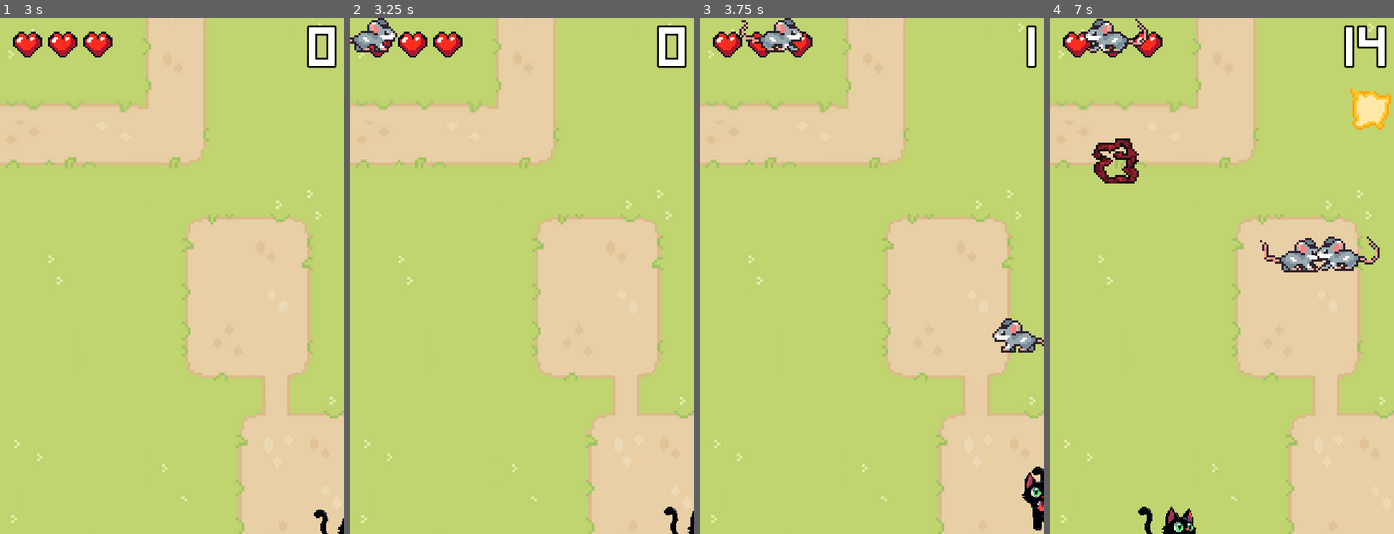
Above: before the commit, frames 1-4 (left to right).
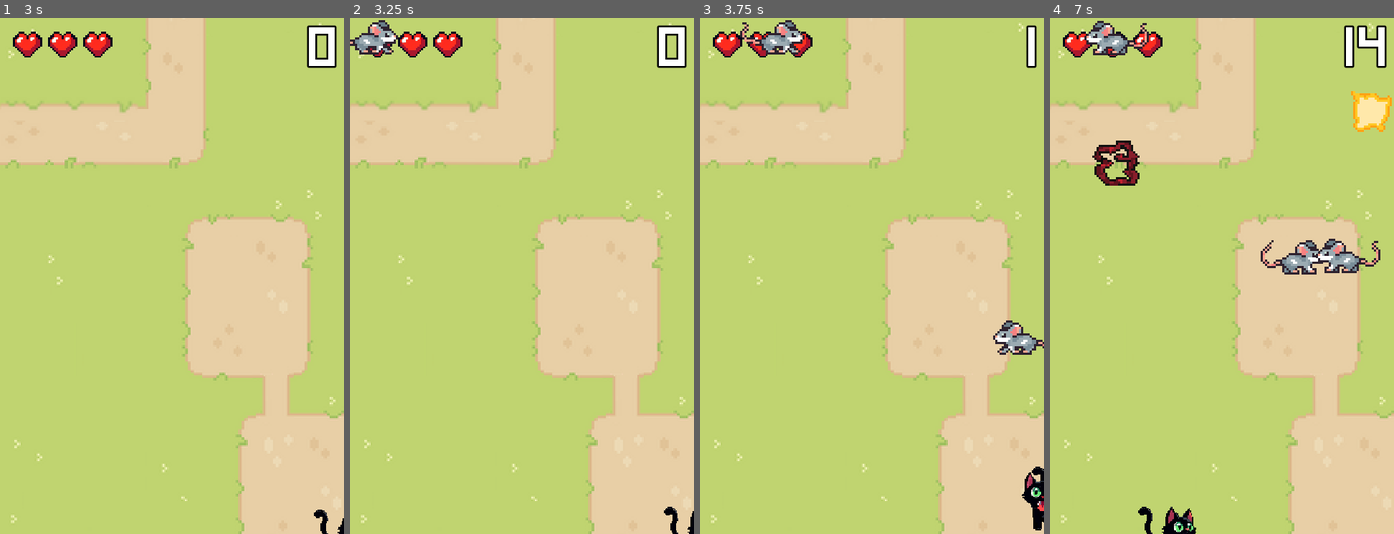
Above: after the commit, the same moments.

Repository: gaelmrc/projet_jeu
Game: Godot game, scene res://scenes/main.tscn
Two runs of this game, one before a commit and one after it. Both use one fixed random seed, a clock stepped at 60 frames per second and the inputs below.
Inputs:
- Up to frame 1 (3 s): click "Start" at 0.5 s; tap Enter at 1.25 s; hold Right (move right) 1.28-2.03 s; hold Down (move down) 2.03-2.78 s; hold Right (move right) from 2.78 s (still down)
- Up to frame 2 (3.25 s): keep holding Right (move right)
- Up to frame 3 (3.75 s): release Right (move right) at 3.53 s; hold Up (move up) from 3.53 s (still down)
- Up to frame 4 (7 s): release Up (move up) at 4.28 s; hold Left (move left) 4.28-5.78 s; hold Down (move down) 5.78-6.53 s; hold Right (move right) from 6.53 s (still down)

Frame 1 is identical in both runs. In frame 2, 0.4% of the frame differs, in the area x 0-14%, y 0-8%; in frame 3, 1.0%; in frame 4, 2.6%, in the area x 9-100%, y 0-50%.

Commit message:
Add files via upload

Diff:
--- a/premier_jeu_godot/scenes/GameManager.gd
+++ b/premier_jeu_godot/scenes/GameManager.gd
@@ -5,6 +5,8 @@
 var bomb_destroy
 var lives = 0
 var score = 0
+var eat_mouse = false
+
 
 signal position_updated(new_position)
 
--- a/premier_jeu_godot/scenes/cat.tscn
+++ b/premier_jeu_godot/scenes/cat.tscn
@@ -270,4 +270,5 @@
 }
 
 [connection signal="body_entered" from="." to="." method="_on_body_entered"]
+[connection signal="eat_mouse" from="." to="." method="_on_eat_mouse"]
 [connection signal="animation_finished" from="AnimationPlayer" to="." method="_on_animation_player_animation_finished"]
--- a/premier_jeu_godot/scenes/cat_dplcmt.gd
+++ b/premier_jeu_godot/scenes/cat_dplcmt.gd
@@ -1,5 +1,6 @@
 extends Area2D
 signal hit
+signal eat_mouse
 
 @export var speed = 300;
 @onready var animation_player = $AnimationPlayer
@@ -53,9 +54,12 @@
 			$CollisionShape2D.set_deferred("disabled", true)
 			hide()
 			hit.emit()
+		body.queue_free()
 	if enemy_type != "bomb":
+		GameManager.eat_mouse = true
 		GameManager.score +=10
-	body.queue_free()
+		body.play_animation()
+
 
 func start(pos):
 	position = pos
--- a/premier_jeu_godot/scenes/mouse.gd
+++ b/premier_jeu_godot/scenes/mouse.gd
@@ -2,6 +2,9 @@
 
 var enemy_type : String
 var animation_hit
+
+func _process(delta):
+	pass
 
 func _ready():
 	var mob_types = $AnimatedSprite2D.sprite_frames.get_animation_names()
@@ -17,6 +20,7 @@
 			$AnimatedSprite2D.play("horizontal")
 		elif mob_position<0.7:
 			$AnimatedSprite2D.play("vertical")
+
 		else :
 			$AnimatedSprite2D.play("horizontal")
 	else :
@@ -32,12 +36,18 @@
 func _on_b_timer_timeout():
 	queue_free()
 
-#func play_animation():
-#	animation_hit = get_node("AnimationPlayer")
-#	var damage_animation = animation_hit.get_animation("mouse_hit")
-#
-#	damage_animation.track_insert_key(1, 0.0, position)
-#	damage_animation.track_insert_key(1, 0.1, position + Vector2(0, -10))
-#	damage_animation.track_insert_key(1, 0.2, position)
-#
-#	animation_hit.play("mouse_hit")
+func play_animation():
+	animation_hit = get_node("AnimationPlayer")
+	var damage_animation = animation_hit.get_animation("mouse_hit")
+
+	damage_animation.track_insert_key(0, 0.0, position)
+	damage_animation.track_insert_key(0, 0.1, position + Vector2(0, -10))
+	damage_animation.track_insert_key(0, 0.2, position)
+
+	animation_hit.play("mouse_hit")
+	await animation_hit.animation_finished
+	queue_free()
+
+
+func _on_animation_player_animation_finished(anim_name):
+	pass # Replace with function body.
--- a/premier_jeu_godot/scenes/mouse.tscn
+++ b/premier_jeu_godot/scenes/mouse.tscn
@@ -213,46 +213,47 @@
 }]
 
 [sub_resource type="CapsuleShape2D" id="CapsuleShape2D_248vt"]
-radius = 22.0
-height = 44.0
+radius = 26.0
+height = 52.0
 
 [sub_resource type="Animation" id="Animation_hx1y1"]
 resource_name = "mouse_hit"
+length = 0.2
 tracks/0/type = "value"
 tracks/0/imported = false
 tracks/0/enabled = true
-tracks/0/path = NodePath("AnimatedSprite2D:modulate")
+tracks/0/path = NodePath(".:position")
 tracks/0/interp = 1
 tracks/0/loop_wrap = true
 tracks/0/keys = {
-"times": PackedFloat32Array(0, 0.1, 0.2),
-"transitions": PackedFloat32Array(1, 1, 1),
-"update": 0,
-"values": [Color(1, 1, 1, 1), Color(1, 1, 1, 1), Color(1, 1, 1, 1)]
-}
-tracks/1/type = "value"
-tracks/1/imported = false
-tracks/1/enabled = true
-tracks/1/path = NodePath("AnimatedSprite2D:position")
-tracks/1/interp = 1
-tracks/1/loop_wrap = true
-tracks/1/keys = {
 "times": PackedFloat32Array(),
 "transitions": PackedFloat32Array(),
 "update": 0,
 "values": []
 }
+tracks/1/type = "value"
+tracks/1/imported = false
+tracks/1/enabled = true
+tracks/1/path = NodePath(".:rotation")
+tracks/1/interp = 1
+tracks/1/loop_wrap = true
+tracks/1/keys = {
+"times": PackedFloat32Array(0, 0.05, 0.1, 0.15),
+"transitions": PackedFloat32Array(1, 1, 1, 1),
+"update": 0,
+"values": [0.0, -0.0872665, 0.0872665, 0.0]
+}
 tracks/2/type = "value"
 tracks/2/imported = false
 tracks/2/enabled = true
-tracks/2/path = NodePath("AnimatedSprite2D:rotation")
+tracks/2/path = NodePath(".:modulate")
 tracks/2/interp = 1
 tracks/2/loop_wrap = true
 tracks/2/keys = {
-"times": PackedFloat32Array(0, 0.0001, 0.05, 0.1, 0.15),
-"transitions": PackedFloat32Array(1, 1, 1, 1, 1),
+"times": PackedFloat32Array(0, 0.1, 0.2),
+"transitions": PackedFloat32Array(1, 1, 1),
 "update": 0,
-"values": [0.0, 0.0, -0.0872665, 0.0872665, 0.0]
+"values": [Color(1, 1, 1, 1), Color(0, 0, 0, 1), Color(0, 0, 0, 0)]
 }
 
 [sub_resource type="AnimationLibrary" id="AnimationLibrary_alqo3"]
@@ -267,16 +268,18 @@
 
 [node name="AnimatedSprite2D" type="AnimatedSprite2D" parent="."]
 texture_filter = 1
-position = Vector2(-1, -13)
+position = Vector2(0, -10)
 scale = Vector2(3, 3)
 sprite_frames = SubResource("SpriteFrames_1wvjx")
-animation = &"bomb"
-frame_progress = 0.135606
+animation = &"horizontal"
+frame_progress = 0.507489
 
 [node name="VisibleOnScreenNotifier2D" type="VisibleOnScreenNotifier2D" parent="."]
 
 [node name="CollisionShape2D" type="CollisionShape2D" parent="."]
+position = Vector2(0, -4)
 shape = SubResource("CapsuleShape2D_248vt")
+debug_color = Color(0, 0.6, 0.701961, 0.419608)
 
 [node name="BTimer" type="Timer" parent="."]
 wait_time = 1.6
@@ -287,3 +290,4 @@
 }
 
 [connection signal="timeout" from="BTimer" to="." method="_on_b_timer_timeout"]
+[connection signal="animation_finished" from="AnimationPlayer" to="." method="_on_animation_player_animation_finished"]
--- /dev/null
+++ b/premier_jeu_godot/scenes/particles_2d.tscn
@@ -0,0 +1,21 @@
+[gd_scene load_steps=3 format=3 uid="uid://rwhuc0xco14w"]
+
+[ext_resource type="Texture2D" uid="uid://b5w2n88c6asq3" path="res://sprites/particle.png" id="1_0a8xx"]
+
+[sub_resource type="ParticleProcessMaterial" id="ParticleProcessMaterial_isd6k"]
+particle_flag_disable_z = true
+gravity = Vector3(0, 98, 0)
+
+[node name="mouse_death_particle" type="Node2D"]
+
+[node name="Particles2D" type="GPUParticles2D" parent="."]
+texture_filter = 1
+scale = Vector2(0.01, 0.01)
+emitting = false
+amount = 50
+process_material = SubResource("ParticleProcessMaterial_isd6k")
+texture = ExtResource("1_0a8xx")
+one_shot = true
+speed_scale = 0.0
+randomness = 0.21
+collision_base_size = 0.0
